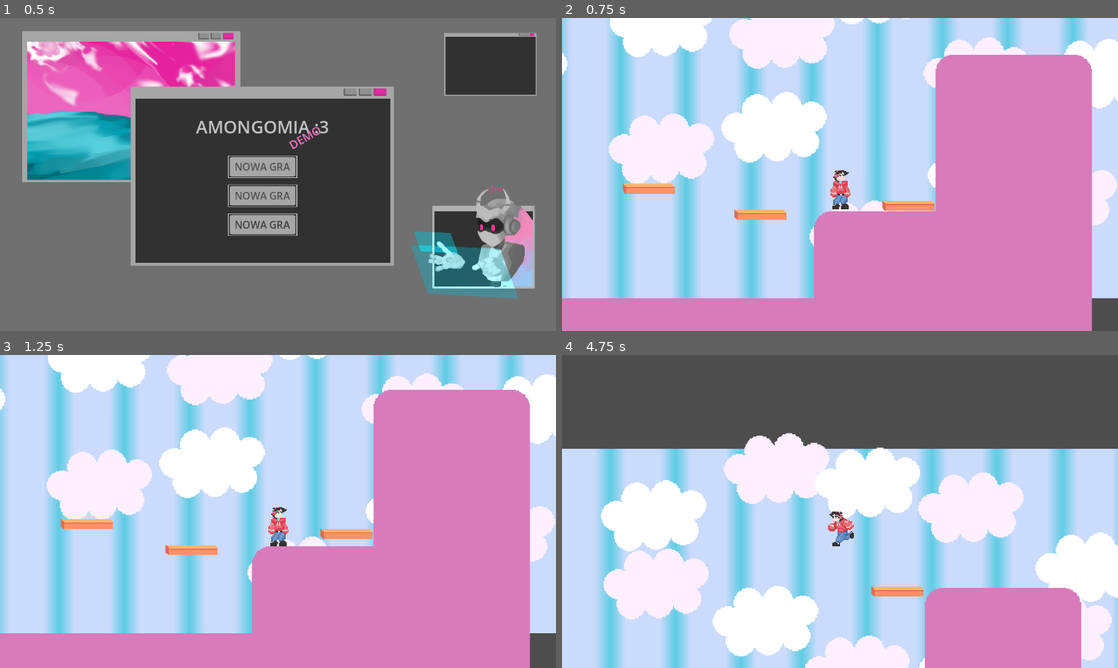
Above: before the commit, frames 1-4 (two rows, left to right).
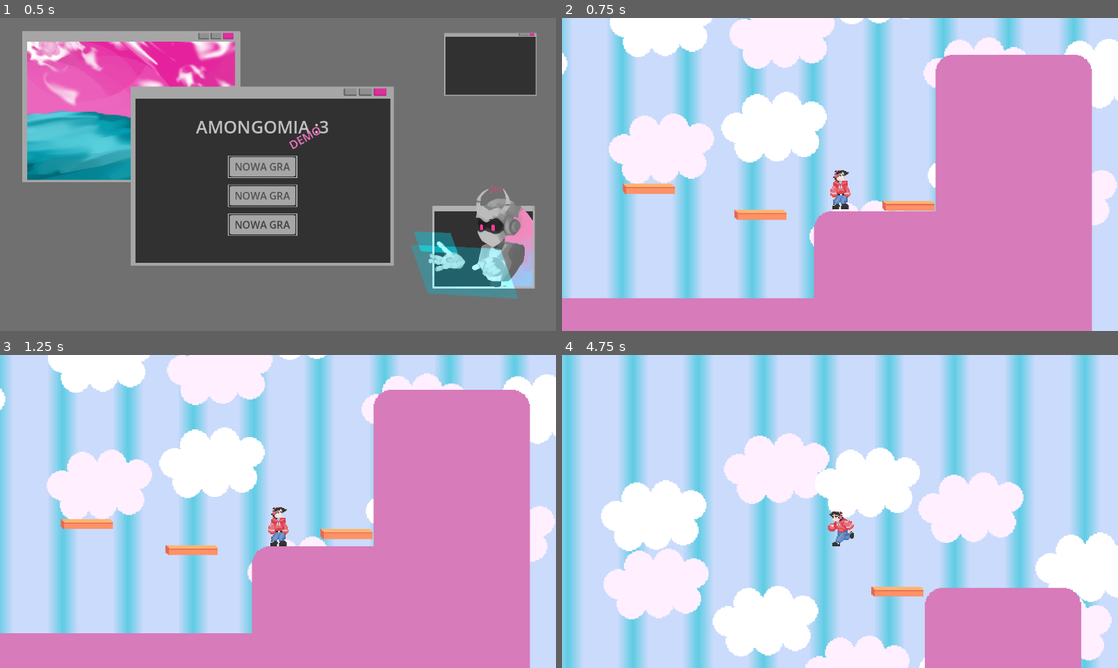
Above: after the commit, the same moments.

Repository: m-suj/Calico-Godot-Game-Project
Game: Godot game, scene res://scenes/main_menu.tscn
Same seed, same stepped clock (60 frames per second), same inputs: the game is played once before the commit and once after it.
Inputs:
- Up to frame 1 (0.5 s): no input
- Up to frame 2 (0.75 s): click "NOWA GRA" at 0.5 s
- Up to frame 3 (1.25 s): no input
- Up to frame 4 (4.75 s): hold D (move_right) 1.28-2.03 s; hold E (interact) 1.28-2.03 s; tap Space (jump) at 1.52, 2.27, 3.77, 4.52 s; hold S (move_down) 2.03-2.78 s; tap E (interact) at 2.1, 3.6 s; hold D (move_right) 2.78-3.53 s; hold E (interact) 2.78-3.53 s; hold W (move_up) 3.53-4.28 s; hold A (move_left) from 4.28 s (still down); hold E (interact) from 4.28 s (still down)

Frame 1 is identical in both runs. In frame 2, 0.5% of the frame differs, in the area x 95-100%, y 89-100%; in frame 3, 11%; in frame 4, 54%, in the area x 0-100%, y 0-100%.

Commit message:
3 ruchome platformy - pracuję nad góra-dół

Diff:
--- a/scenes/level-test-2D/level_test.tscn
+++ b/scenes/level-test-2D/level_test.tscn
@@ -54,6 +54,42 @@
 "values": [Vector2(1760, 472)]
 }
 
+[sub_resource type="Animation" id="Animation_0x30k"]
+resource_name = "move1_horizontal"
+length = 5.0
+loop_mode = 2
+step = 0.25
+tracks/0/type = "value"
+tracks/0/imported = false
+tracks/0/enabled = true
+tracks/0/path = NodePath(".:position")
+tracks/0/interp = 1
+tracks/0/loop_wrap = true
+tracks/0/keys = {
+"times": PackedFloat32Array(0, 2.5, 5),
+"transitions": PackedFloat32Array(2, 0.5, 2),
+"update": 0,
+"values": [Vector2(1760, 472), Vector2(1860, 472), Vector2(1960, 472)]
+}
+
+[sub_resource type="Animation" id="Animation_5ua2i"]
+resource_name = "move2_horizontal"
+length = 5.0
+loop_mode = 2
+step = 0.25
+tracks/0/type = "value"
+tracks/0/imported = false
+tracks/0/enabled = true
+tracks/0/path = NodePath(".:position")
+tracks/0/interp = 1
+tracks/0/loop_wrap = true
+tracks/0/keys = {
+"times": PackedFloat32Array(0, 2.5, 5),
+"transitions": PackedFloat32Array(2, 0.5, 2),
+"update": 0,
+"values": [Vector2(2208, 472), Vector2(2108, 472), Vector2(2008, 472)]
+}
+
 [sub_resource type="Animation" id="Animation_gomup"]
 resource_name = "move3_vertical"
 length = 4.0
@@ -70,42 +106,6 @@
 "transitions": PackedFloat32Array(2, 0.5, 2),
 "update": 0,
 "values": [Vector2(2344, 464), Vector2(2344, 396), Vector2(2344, 328)]
-}
-
-[sub_resource type="Animation" id="Animation_0x30k"]
-resource_name = "move1_horizontal"
-length = 5.0
-loop_mode = 2
-step = 0.25
-tracks/0/type = "value"
-tracks/0/imported = false
-tracks/0/enabled = true
-tracks/0/path = NodePath(".:position")
-tracks/0/interp = 1
-tracks/0/loop_wrap = true
-tracks/0/keys = {
-"times": PackedFloat32Array(0, 2.5, 5),
-"transitions": PackedFloat32Array(2, 0.5, 2),
-"update": 0,
-"values": [Vector2(1760, 472), Vector2(1860, 472), Vector2(1960, 472)]
-}
-
-[sub_resource type="Animation" id="Animation_5ua2i"]
-resource_name = "move2_horizontal"
-length = 5.0
-loop_mode = 2
-step = 0.25
-tracks/0/type = "value"
-tracks/0/imported = false
-tracks/0/enabled = true
-tracks/0/path = NodePath(".:position")
-tracks/0/interp = 1
-tracks/0/loop_wrap = true
-tracks/0/keys = {
-"times": PackedFloat32Array(0, 2.5, 5),
-"transitions": PackedFloat32Array(2, 0.5, 2),
-"update": 0,
-"values": [Vector2(2208, 472), Vector2(2108, 472), Vector2(2008, 472)]
 }
 
 [sub_resource type="AnimationLibrary" id="AnimationLibrary_vtn1g"]
--- a/scenes/level-test-2D/parallax_background.tscn
+++ b/scenes/level-test-2D/parallax_background.tscn
@@ -1,14 +1,15 @@
 [gd_scene load_steps=4 format=3 uid="uid://bfu3mdjmvwu1m"]
 
-[ext_resource type="Texture2D" uid="uid://d4bc76dil046g" path="res://assets/test_bg_parallax_back.png" id="1_4yp3y"]
-[ext_resource type="Texture2D" uid="uid://cetoqr0r53kce" path="res://assets/test_bg_parallax_mid.png" id="2_m72ij"]
-[ext_resource type="Texture2D" uid="uid://bbbqyt6aj6nfg" path="res://assets/test_bg_parallax_front.png" id="3_6avky"]
+[ext_resource type="Texture2D" uid="uid://d4bc76dil046g" path="res://assets/level_2d/test_bg_parallax_back.png" id="1_4yp3y"]
+[ext_resource type="Texture2D" uid="uid://cetoqr0r53kce" path="res://assets/level_2d/test_bg_parallax_mid.png" id="2_m72ij"]
+[ext_resource type="Texture2D" uid="uid://bbbqyt6aj6nfg" path="res://assets/level_2d/test_bg_parallax_front.png" id="3_6avky"]
 
 [node name="Parallax Background" type="Node2D"]
 texture_filter = 1
 
 [node name="Back" type="Parallax2D" parent="."]
-repeat_size = Vector2(536, 0)
+repeat_size = Vector2(536, 352)
+autoscroll = Vector2(5, 0)
 repeat_times = 3
 
 [node name="Sky" type="Sprite2D" parent="Back"]
Not shown: 1 places in scenes/level-test-2D/level_test.tscn that only renumber resources
Not shown: 1 places in scenes/level-test-2D/moving_platform.tscn that only renumber resources
